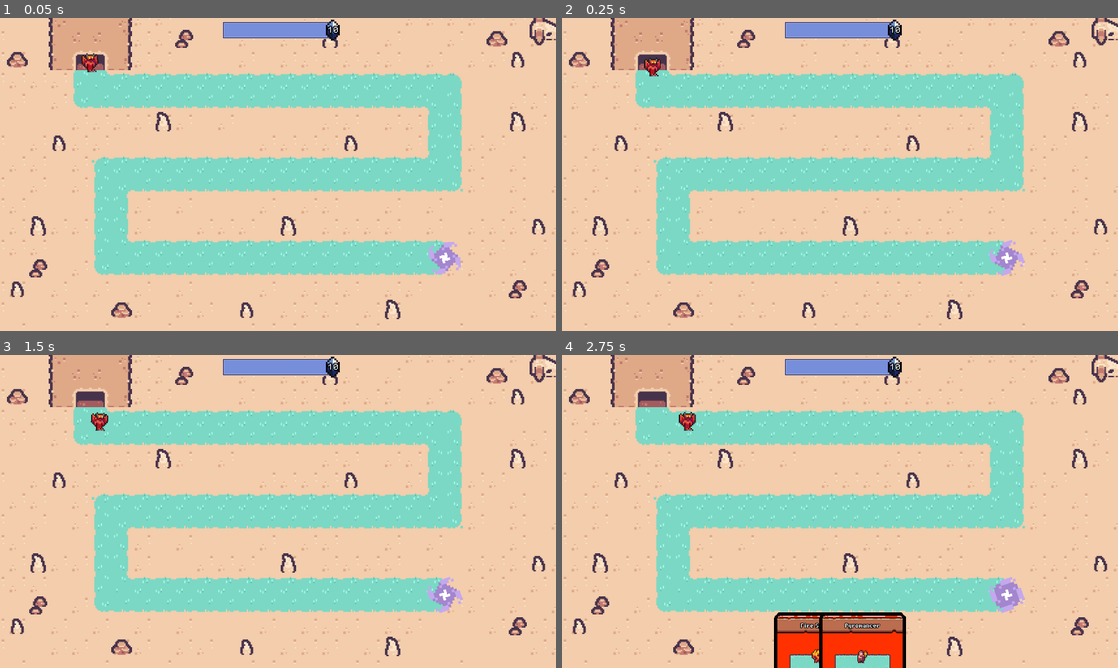
Above: before the commit, frames 1-4 (two rows, left to right).
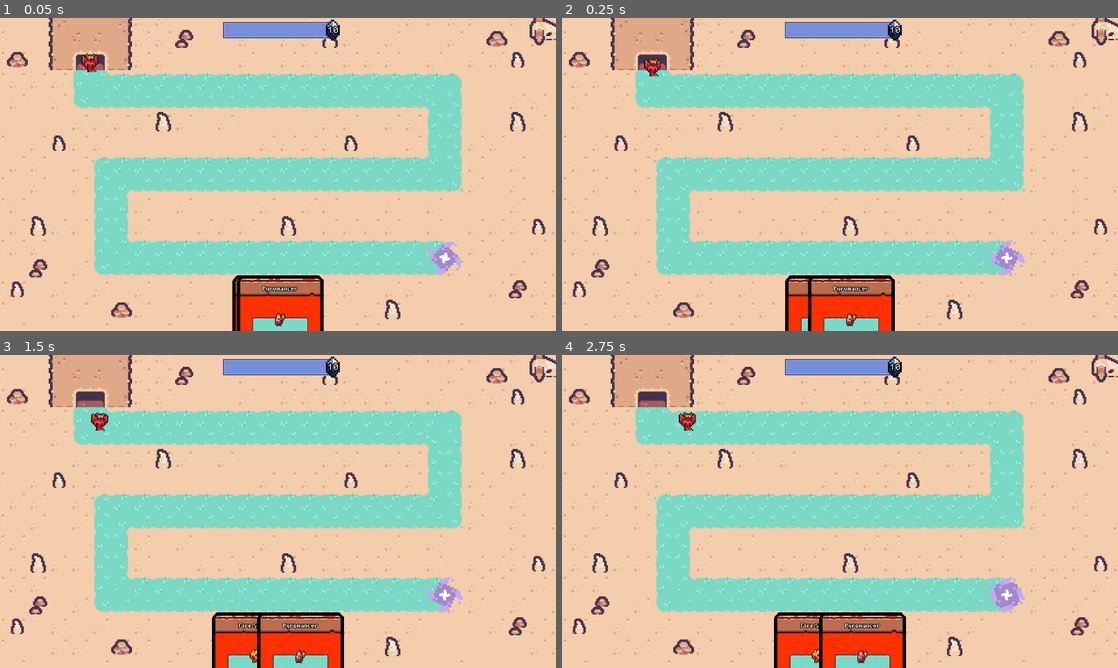
Above: after the commit, the same moments.

Repository: NotBestLord/towering-cards
Game: Godot game, scene res://main.tscn
Same seed, same stepped clock (60 frames per second), same inputs: the game is played once before the commit and once after it.
Inputs (mouse positions are in pixels of both pictures, inside the frame that each line leads up to):
- Up to frame 1 (0.05 s): no input
- Up to frame 2 (0.25 s): no input
- Up to frame 3 (1.5 s): move the mouse to (400, 495) at 0.52 s; click (400, 495) at 0.67 s; move the mouse to (166, 527) at 1.27 s; click (166, 527) at 1.42 s
- Up to frame 4 (2.75 s): move the mouse to (895, 442) at 2.02 s; click (895, 442) at 2.17 s

The runs differ from the first frame. In frame 1, 2.9% of the frame differs, in the area x 41-59%, y 82-100%; in frame 2, 3.5%; in frame 3, 4.2%, in the area x 38-62%, y 82-100%; in frame 4, nothing differs.

Commit message:
bery good1

Diff:
--- a/resources/nodes/tower.tscn
+++ b/resources/nodes/tower.tscn
@@ -1,8 +1,12 @@
-[gd_scene load_steps=7 format=3 uid="uid://c8k4gckjopski"]
+[gd_scene load_steps=10 format=3 uid="uid://c8k4gckjopski"]
 
 [ext_resource type="Script" uid="uid://bbg4a1bjan6by" path="res://scripts/tower/tower.gd" id="1_vcb6v"]
 [ext_resource type="Texture2D" uid="uid://d2v8ippkorc8k" path="res://assets/textures/characters/basic_1.png" id="2_2dp7i"]
 [ext_resource type="Shader" uid="uid://ctl73t5j0fw1b" path="res://assets/shaders/outline.gdshader" id="2_fuc7x"]
+
+[sub_resource type="AtlasTexture" id="AtlasTexture_fuc7x"]
+atlas = ExtResource("2_2dp7i")
+region = Rect2(73, 0, 15, 18)
 
 [sub_resource type="ShaderMaterial" id="ShaderMaterial_lpnrv"]
 shader = ExtResource("2_fuc7x")
@@ -10,21 +14,82 @@
 shader_parameter/outline_thickness = 1.0
 shader_parameter/outline_color = Color(1, 1, 1, 1)
 
-[sub_resource type="AtlasTexture" id="AtlasTexture_fuc7x"]
-atlas = ExtResource("2_2dp7i")
-region = Rect2(73, 0, 15, 18)
+[sub_resource type="RectangleShape2D" id="RectangleShape2D_vcb6v"]
+size = Vector2(6, 4)
 
-[sub_resource type="RectangleShape2D" id="RectangleShape2D_vcb6v"]
+[sub_resource type="Animation" id="Animation_2dp7i"]
+resource_name = "activate"
+length = 0.5
+tracks/0/type = "value"
+tracks/0/imported = false
+tracks/0/enabled = true
+tracks/0/path = NodePath("SpriteCont/Sprite:rotation")
+tracks/0/interp = 2
+tracks/0/loop_wrap = true
+tracks/0/keys = {
+"times": PackedFloat32Array(0, 0.1, 0.5),
+"transitions": PackedFloat32Array(1, 1, 1),
+"update": 0,
+"values": [0.0, -0.06981317007977318, 0.0]
+}
+tracks/1/type = "value"
+tracks/1/imported = false
+tracks/1/enabled = true
+tracks/1/path = NodePath("SpriteCont/Sprite:scale")
+tracks/1/interp = 2
+tracks/1/loop_wrap = true
+tracks/1/keys = {
+"times": PackedFloat32Array(0, 0.1, 0.5),
+"transitions": PackedFloat32Array(1, 1, 1),
+"update": 0,
+"values": [Vector2(1, 1), Vector2(1.05, 1.05), Vector2(1, 1)]
+}
+
+[sub_resource type="Animation" id="Animation_fuc7x"]
+length = 0.001
+tracks/0/type = "value"
+tracks/0/imported = false
+tracks/0/enabled = true
+tracks/0/path = NodePath("SpriteCont/Sprite:rotation")
+tracks/0/interp = 1
+tracks/0/loop_wrap = true
+tracks/0/keys = {
+"times": PackedFloat32Array(0),
+"transitions": PackedFloat32Array(1),
+"update": 0,
+"values": [0.0]
+}
+tracks/1/type = "value"
+tracks/1/imported = false
+tracks/1/enabled = true
+tracks/1/path = NodePath("SpriteCont/Sprite:scale")
+tracks/1/interp = 1
+tracks/1/loop_wrap = true
+tracks/1/keys = {
+"times": PackedFloat32Array(0),
+"transitions": PackedFloat32Array(1),
+"update": 0,
+"values": [Vector2(1, 1)]
+}
+
+[sub_resource type="AnimationLibrary" id="AnimationLibrary_fuc7x"]
+_data = {
+&"RESET": SubResource("Animation_fuc7x"),
+&"activate": SubResource("Animation_2dp7i")
+}
 
 [node name="Tower" type="Node2D"]
 script = ExtResource("1_vcb6v")
 
-[node name="Outline" type="Sprite2D" parent="."]
-material = SubResource("ShaderMaterial_lpnrv")
+[node name="SpriteCont" type="Node2D" parent="."]
+
+[node name="Sprite" type="Sprite2D" parent="SpriteCont"]
 texture = SubResource("AtlasTexture_fuc7x")
 offset = Vector2(0, -6)
 
-[node name="Sprite" type="Sprite2D" parent="."]
+[node name="Outline" type="Sprite2D" parent="SpriteCont/Sprite"]
+show_behind_parent = true
+material = SubResource("ShaderMaterial_lpnrv")
 texture = SubResource("AtlasTexture_fuc7x")
 offset = Vector2(0, -6)
 
@@ -33,8 +98,12 @@
 collision_mask = 132
 
 [node name="CollisionShape2D" type="CollisionShape2D" parent="Area2D"]
-position = Vector2(0, -6)
 shape = SubResource("RectangleShape2D_vcb6v")
+
+[node name="AnimationPlayer" type="AnimationPlayer" parent="."]
+libraries = {
+&"": SubResource("AnimationLibrary_fuc7x")
+}
 
 [connection signal="mouse_entered" from="Area2D" to="." method="_on_mouse_entered"]
 [connection signal="mouse_exited" from="Area2D" to="." method="_on_mouse_exited"]
--- a/scripts/hand.gd
+++ b/scripts/hand.gd
@@ -18,7 +18,6 @@
 
 func _ready() -> void:
 	Global.hand = self
-	await get_tree().create_timer(2).timeout
 	add_card(load("res://resources/cards/fire_spirit.tres"))
 	add_card(load("res://resources/cards/pyromancer.tres"))
 
@@ -106,6 +105,9 @@
 			if c_count > 1:
 				t_width += add_seperate + 100
 
+	if cards.is_empty():
+		return
+
 	cards.sort_custom(
 		func(a,b):
 			if a.position.x < b.position.x:
--- a/scripts/tower/components/tower_shooter.gd
+++ b/scripts/tower/components/tower_shooter.gd
@@ -31,10 +31,12 @@
 	if timer >= attack_delay:
 		target = Global.get_enemy_target(tower, tile_range * 16.)
 		if is_instance_valid(target):
+			tower.animator.play("activate")
 			shoot()
 			var a := get_angle()
 			while a < 0:
-				a += 90
+				a += 360
+			print(a)
 			tower.flip_h = a > 90 and a < 270
 		timer = 0
 
--- a/scripts/tower/tower.gd
+++ b/scripts/tower/tower.gd
@@ -3,14 +3,16 @@
 
 
 @export var card : Card
-@onready var sprite := $Sprite
-@onready var outline := $Outline
+@onready var sprite_container := $SpriteCont
+@onready var sprite := $SpriteCont/Sprite
+@onready var outline := $SpriteCont/Sprite/Outline
 @onready var shape := $Area2D/CollisionShape2D
+@onready var animator := $AnimationPlayer
 
 var flip_h := false :
 	set(value):
 		flip_h = value
-		sprite.flip_h = flip_h
+		sprite_container.scale.x = -1 if flip_h else 1
 
 
 func _ready() -> void:
@@ -59,8 +61,6 @@
 	sprite.offset.y = -card.sprite.get_height() / 2. + 2
 	outline.texture = card.sprite
 	outline.offset.y = -card.sprite.get_height() / 2. + 2
-	shape.position.y = sprite.offset.y
-	shape.shape.size = card.sprite.get_size()
 
 
 func _on_mouse_exited() -> void:
